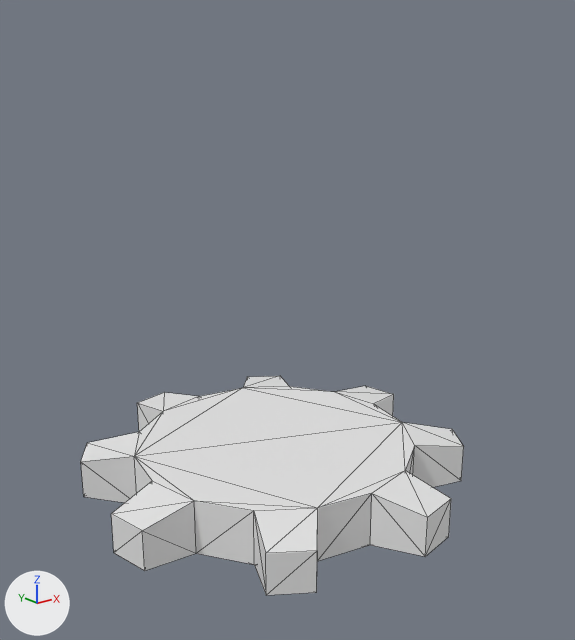
One commit to the OBJ model Assets/StreamingAssets/BuildingMeshes/GearAssembly.obj: the scene before it, then after it.
Rendered twice from a 50 mm lens placed at (-2.56, -3.32, 2.83), pointed at (0.06, -0.04, 1.52). Every picture has the same lights, and +X, +Y and +Z are marked at lower left. Mesh edges are drawn as thin lines. Where no turn or scale is listed for an object, it has been applied to the vertices.

Script lines for the objects in view, before the commit:
```python
me_gearassembly = bpy.data.meshes.new('GearAssembly')
me_gearassembly.from_pydata(...)  # 64 vertices, 124 faces; spans x -1.09..1.09, y -1.09..1.09, z 0.5..0.8
ob_gearassembly = bpy.data.objects.new('GearAssembly', me_gearassembly)
ob_gearassembly.location = (0.0, 0.0, 0.0)
```
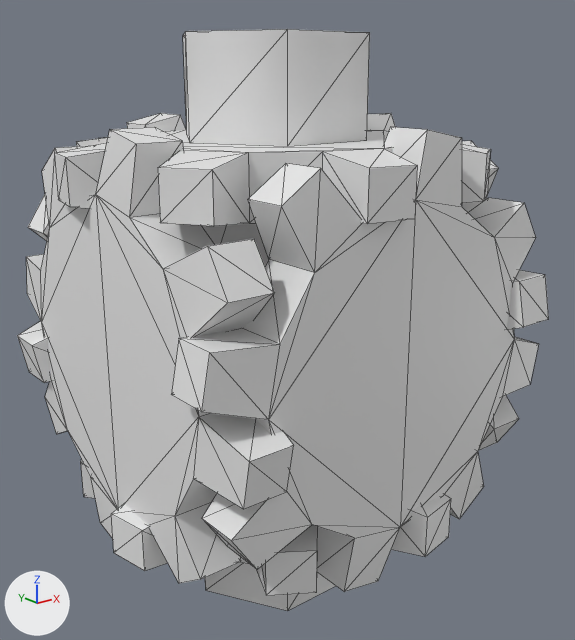
Boxes [x1, y1, x2, y2] around the edits, measured in the pictures (575 x 640 px):
```json
{"object": "GearAssembly", "change": "reshaped", "before": [81, 376, 464, 595], "after": [17, 29, 549, 611], "on screen": "39% wider, 165% taller"}
{"part": 1, "of": "me_gearassembly", "change": "added", "after": [26, 127, 294, 583]}
{"part": 2, "of": "me_gearassembly", "change": "added", "after": [367, 113, 549, 451]}
{"part": 3, "of": "me_gearassembly", "change": "added", "after": [54, 130, 491, 226]}
{"part": 4, "of": "me_gearassembly", "change": "added", "after": [17, 113, 269, 383]}
{"part": 5, "of": "me_gearassembly", "change": "added", "after": [171, 127, 539, 592]}
{"part": 6, "of": "me_gearassembly", "change": "added", "after": [205, 562, 336, 611]}
{"part": 7, "of": "me_gearassembly", "change": "added", "after": [183, 29, 370, 146]}
```

Scene script edits in JSON lines:
```json
{"block": "me_gearassembly", "where": "me_gearassembly.from_pydata(...)  # 64 vertices, 124 faces; spans x -1.09..1.09, y -1.09..1.09, z 0.5..0.8"}
{"block": "me_gearassembly", "where": "# used by ob_gearassembly; location = (0.0, 0.0, 0.0)"}
{"block": "me_gearassembly", "change": "me_gearassembly part 1: the loose piece of 64 vertices spanning x -1.09..1.09, y -1.09..1.09, z 0.5..0.8 is copied, and the copy is turned 90 degrees about the y axis through its middle, then moved by (-0.85, 0.0, 0.85); it spans x -1.0..-0.7, y -1.09..1.09, z 0.41..2.59"}
{"block": "me_gearassembly", "change": "me_gearassembly part 2: the loose piece of 64 vertices spanning x -1.09..1.09, y -1.09..1.09, z 0.5..0.8 is copied, and the copy is multiplied about its middle by the matrix ((0.0, 0.0, -1.0), (0.0, -1.0, 0.0), (-1.0, 0.0, 0.0)), then moved by (0.85, 0.0, 0.85); it spans x 0.7..1.0, y -1.09..1.09, z 0.41..2.59"}
{"block": "me_gearassembly", "change": "me_gearassembly part 3: the loose piece of 64 vertices spanning x -1.09..1.09, y -1.09..1.09, z 0.5..0.8 is copied, and the copy is turned -180 degrees about the y axis through its middle, then moved by (0.0, 0.0, 1.7); it spans x -1.09..1.09, y -1.09..1.09, z 2.2..2.5"}
{"block": "me_gearassembly", "change": "me_gearassembly part 4: the loose piece of 64 vertices spanning x -1.09..1.09, y -1.09..1.09, z 0.5..0.8 is copied, and the copy is multiplied about its middle by the matrix ((0.0, 1.0, 0.0), (0.0, 0.0, -1.0), (-1.0, 0.0, 0.0)), then moved by (0.0, 0.85, 0.85); it spans x -1.09..1.09, y 0.7..1.0, z 0.41..2.59"}
{"block": "me_gearassembly", "change": "me_gearassembly part 5: the loose piece of 64 vertices spanning x -1.09..1.09, y -1.09..1.09, z 0.5..0.8 is copied, and the copy is multiplied about its middle by the matrix ((0.0, -1.0, 0.0), (0.0, 0.0, 1.0), (-1.0, 0.0, 0.0)), then moved by (0.0, -0.85, 0.85); it spans x -1.09..1.09, y -1.0..-0.7, z 0.41..2.59"}
{"block": "me_gearassembly", "change": "me_gearassembly part 6: a new loose piece, a 6-sided cylinder along z spanning x -0.5..0.5, y -0.43..0.43, z 0.0..0.5"}
{"block": "me_gearassembly", "change": "me_gearassembly part 7: a new loose piece, a 6-sided cylinder along z spanning x -0.5..0.5, y -0.43..0.43, z 2.5..3.0"}
```
